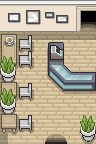
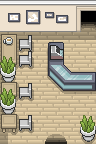
Layer changes from the first 96 x 144 image to the second:
painted on "Coffee" (2nd of 2, in "Coffee") over [3, 36, 16, 46]
painted on "Shadow" (5th of 15, in "Coffee") over [4, 40, 15, 47]
